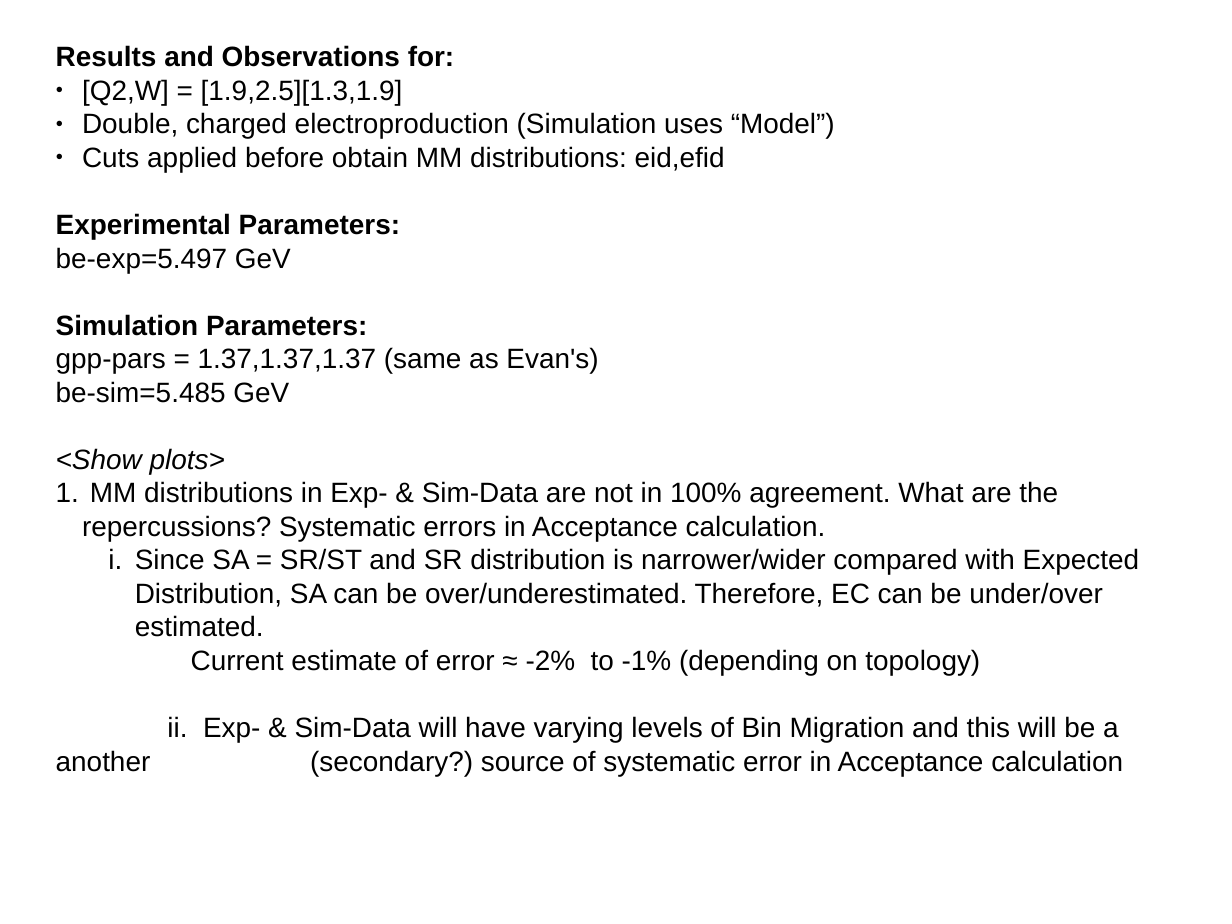
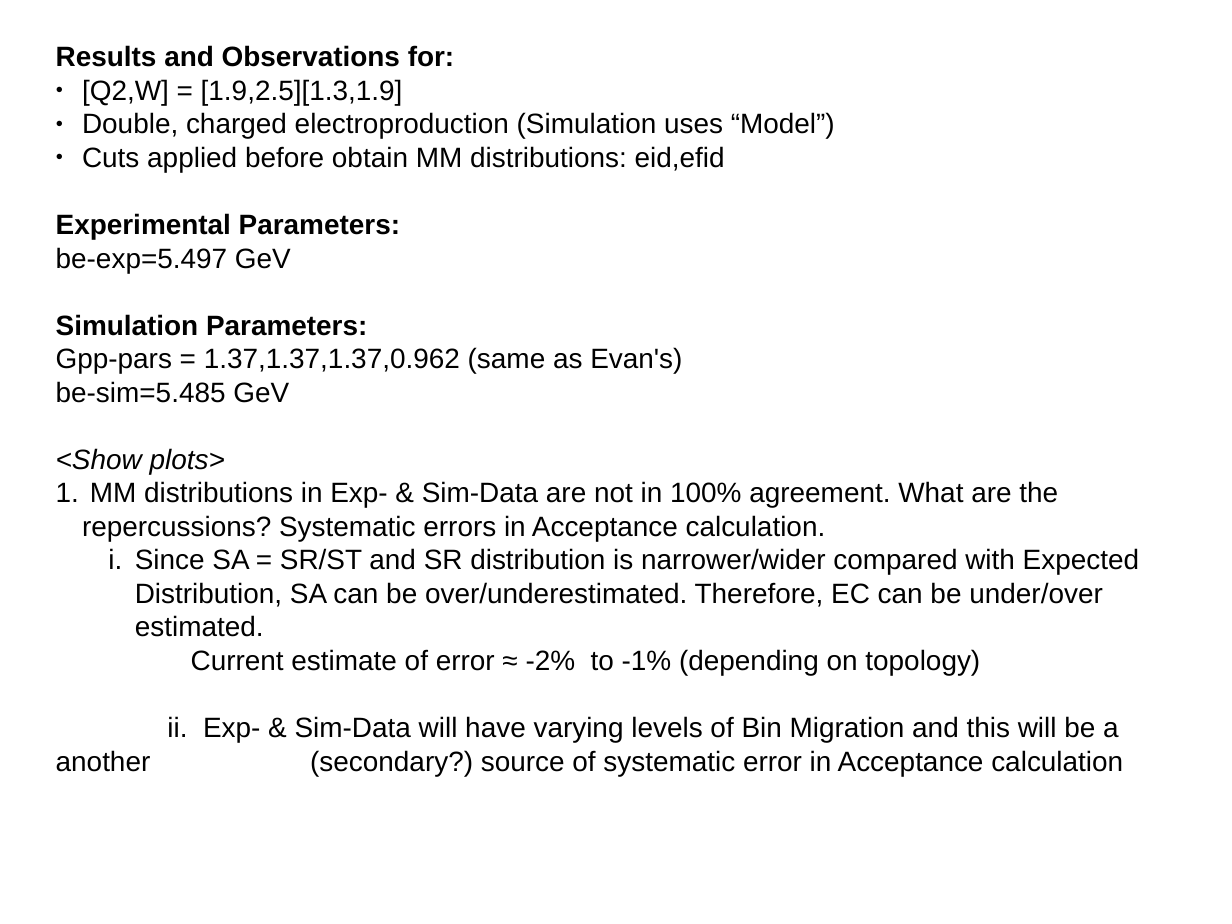
Before and after one commit to arjun-trivedi/ana2pi, a slide deck: slide 5 of sub_studies/setup_sim_CentOS6/notes.odp. Drawn at 1232x924 pixels with LibreOffice and Linux fonts; fonts in the diff are those of the drawing. Boxes give left, top, right and bottom in pixels: in the first picture for what was removed or moved away, otherwise in the second. Text is boxed around its words. In the diff, an @@ line names an element or a change of style, - is before the commit and + after.

```diff
--- a/sub_studies/setup_sim_CentOS6/notes.odp
+++ b/sub_studies/setup_sim_CentOS6/notes.odp
@@ text at <box>56,347,682,373</box>: text changed @@
-gpp-pars = 1.37,1.37,1.37 (same as Evan's)
+Gpp-pars = 1.37,1.37,1.37,0.962 (same as Evan's)
```
Also in this commit, not shown: 1 other slide changed, 2 other files.
